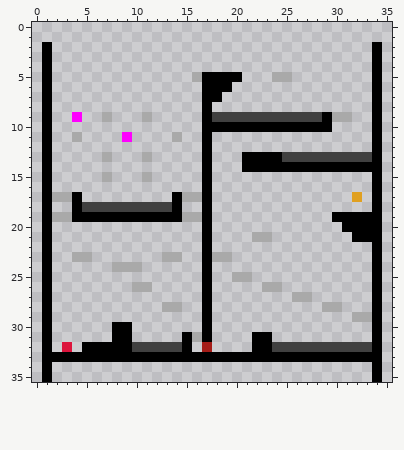
Edited in one commit: pixel-art sprite (AridArnold/Content/Campaigns/MainCampaign/Levels/0110.png). That is the earlier state.
The file is 36x36 pixels.
And afterwards:
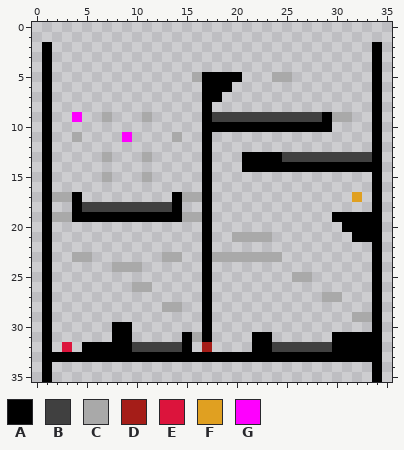
Palette (. is transparent): A #000000  B #404040  C #a9a9a9  D #a51d18  E #dc143c  F #e0a021  G #fe00fe
Changes in this commit:
Changed rows in their new state; - is an unchanged pixel.
first column x 20:
21 CC------------
23 CCCCC---------
25 ..----CC------
26 ---..---------
27 ------..-CC---
28 ---------..---
31 ----------AAAA
32 ----------AAAA
Changed places in both pictures, as pixel boxes (x1, y1, x2, y2):
changed: (232, 232, 372, 352)
